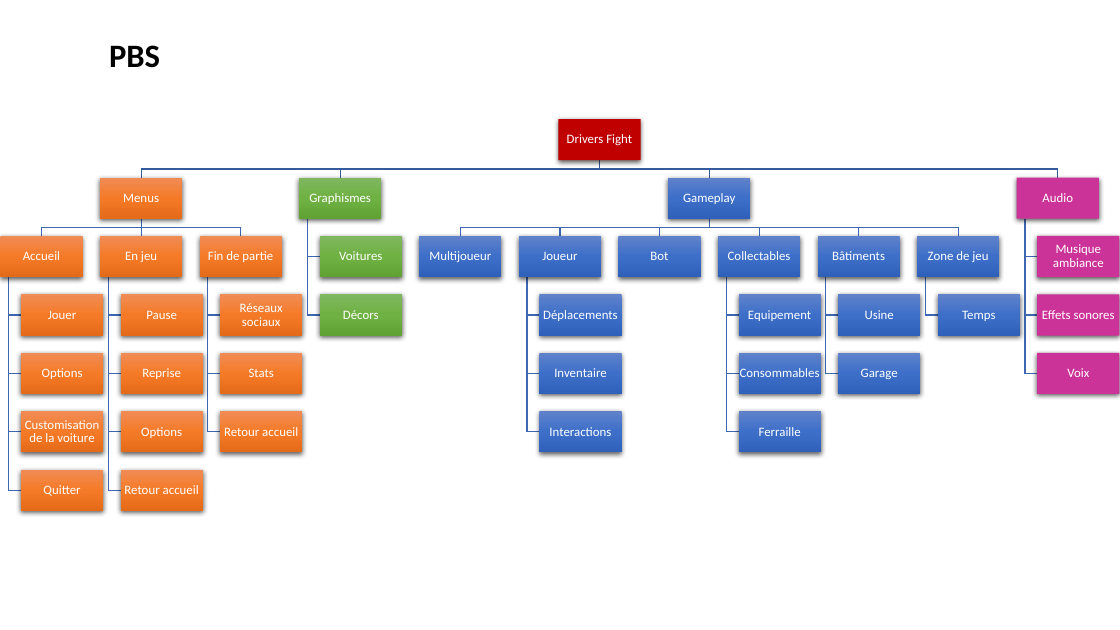
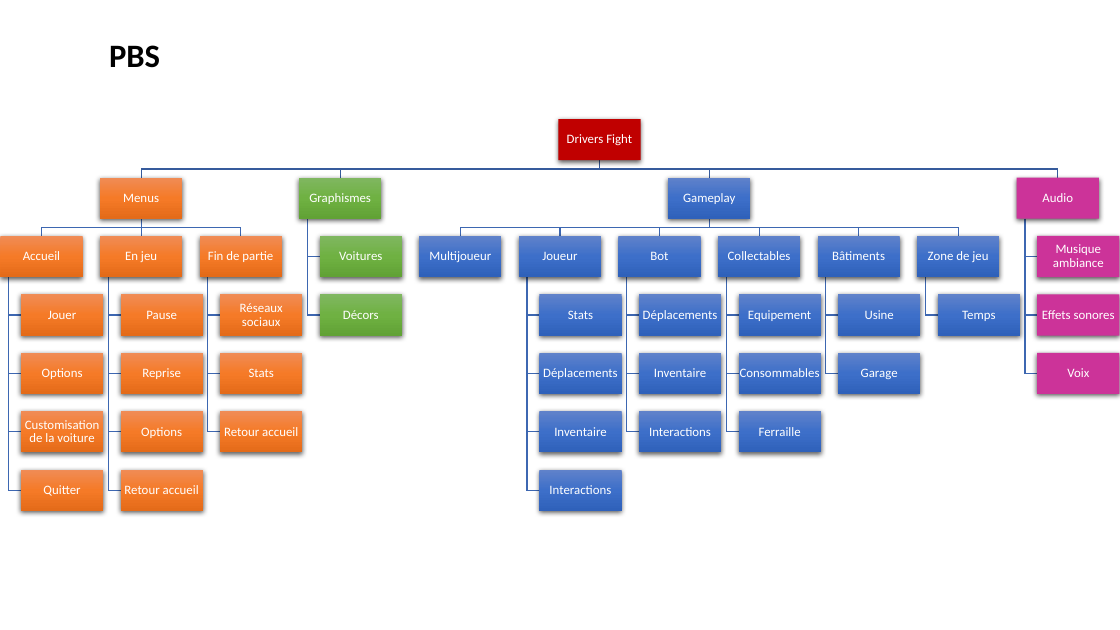
Before and after one commit to ArthurJacquin/Drivers-Fight, a slide deck: slide 1 of SourcesTierces/Planification projet/Diagrammes projet.pptx. Drawn at 1120x630 pixels with LibreOffice and Linux fonts; fonts in the diff are those of the drawing. Boxes give left, top, right and bottom in pixels: in the first picture for what was removed or moved away, otherwise in the second. Text is boxed around its words. In the diff, an @@ line names an element or a change of style, - is before the commit and + after.

```diff
--- a/SourcesTierces/Planification projet/Diagrammes projet.pptx
+++ b/SourcesTierces/Planification projet/Diagrammes projet.pptx
@@ 3 texts: place and size @@
-3 texts at [543,310,618,436]
+3 texts at [643,310,718,436]
@@ group added at [527,277,722,511]: 4 freeform shapes, 4 texts, 4 rectangles @@
+Stats
+Déplacements
+Inventaire
+Interactions
```
Also in this commit, not shown: 2 other slides changed.
